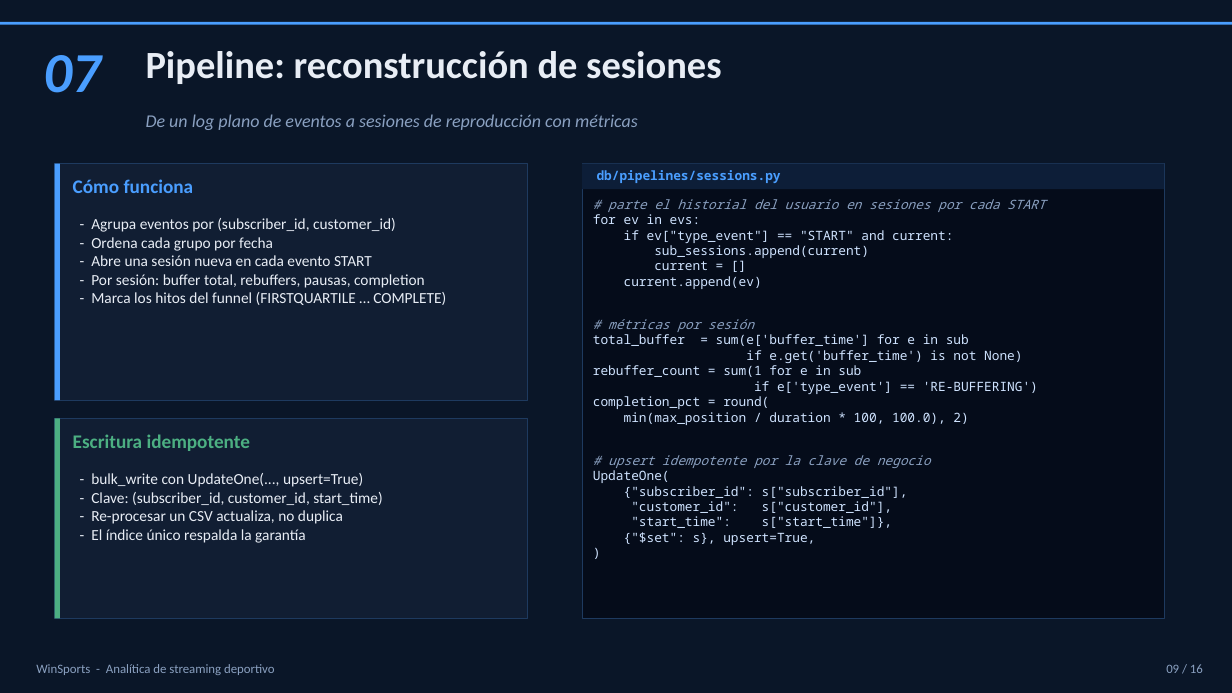
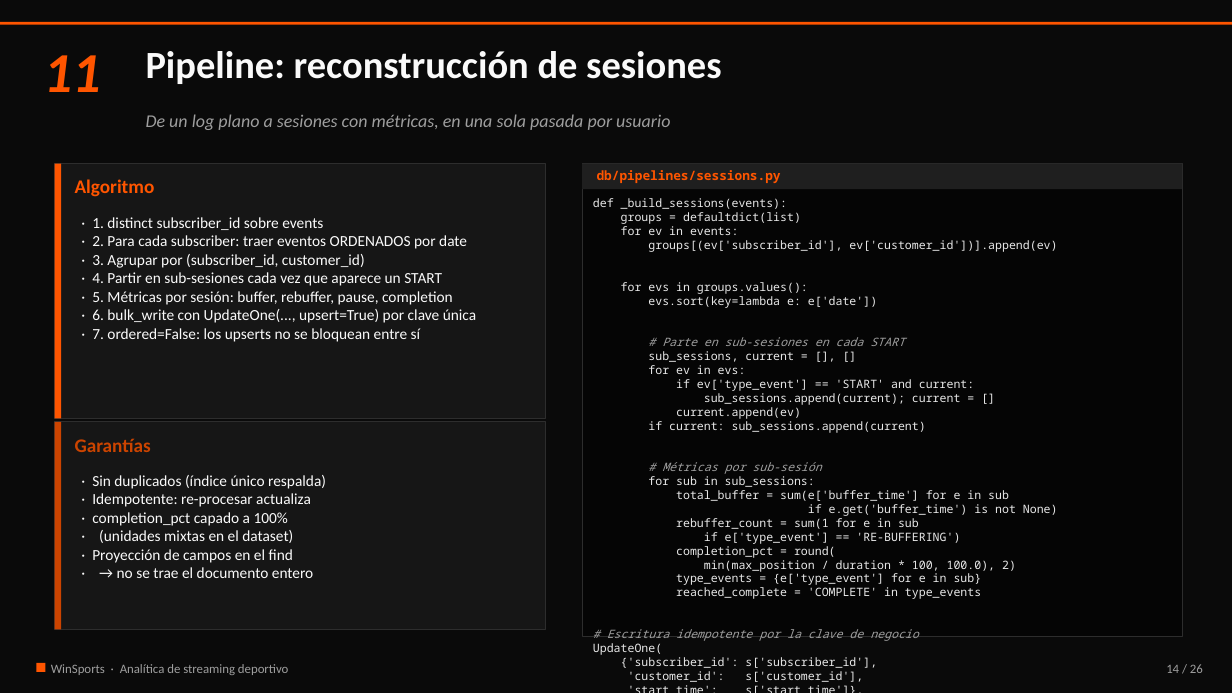
Before and after one commit to Juanjooooooooooo/WinSports, a slide deck: slide 14 of docs/WinSports_Presentacion.pptx (slide 9 before the commit). Drawn at 1232x693 pixels with LibreOffice and Linux fonts; fonts in the diff are those of the drawing. Boxes give left, top, right and bottom in pixels: in the first picture for what was removed or moved away, otherwise in the second. Text is boxed around its words. In the diff, an @@ line names an element or a change of style, - is before the commit and + after.

```diff
--- a/docs/WinSports_Presentacion.pptx
+++ b/docs/WinSports_Presentacion.pptx
@@ rectangle at box(0, 0, 1232, 693): fill #0A1628 to #0A0A0A @@
@@ rectangle at box(0, 22, 1232, 25): fill #4A9EFF to #FF5500 @@
@@ text at box(44, 55, 101, 92): text changed; text colour #4A9EFF to #FF5500 @@
-07
+11
@@ text "Pipeline: reconstrucción de sesiones" at box(146, 51, 721, 84): text colour #E8EDF5 to #FAFAFA @@
@@ text at box(146, 114, 670, 130): text changed; text colour #8AA0C0 to #9E9E9E @@
-De un log plano de eventos a sesiones de reproducción con métricas
+De un log plano a sesiones con métricas, en una sola pasada por usuario
@@ rectangle at box(55, 164, 61, 419): fill #4A9EFF to #FF5500 @@
@@ rectangle at box(55, 164, 545, 419): fill #111E33 to #161616; outline #1E3A5F 0.75 pt to #2D2D2D 0.75 pt @@
@@ rectangle: place and size @@
-rectangle at box(55, 164, 60, 400)
+rectangle at box(55, 164, 61, 419)
@@ rectangle: place and size @@
-rectangle at box(55, 164, 528, 400)
+rectangle at box(55, 164, 545, 419)
@@ text at box(75, 179, 155, 197): text changed; text colour #4A9EFF to #FF5500 @@
-Cómo funciona
+Algoritmo
@@ rectangle: place and size @@
-rectangle at box(582, 164, 1165, 189)
+rectangle at box(582, 164, 1183, 189)
@@ rectangle at box(582, 164, 1183, 189): fill #0D1E38 to #1F1F1F @@
@@ rectangle: place and size @@
-rectangle at box(582, 164, 1165, 618)
+rectangle at box(582, 164, 1183, 637)
@@ rectangle at box(582, 164, 1183, 637): fill #050C1A to #050505; outline #1E3A5F 0.75 pt to #2D2D2D 0.75 pt @@
@@ text "db/pipelines/sessions.py" at box(597, 170, 781, 183): text colour #4A9EFF to #FF5500 @@
@@ text at box(593, 198, 1057, 362): text changed; size 10 to 9 pt; text colour #8AA0C0 to #E8E8E8; italic off @@
-# parte el historial del usuario en sesiones por cada START
+def _build_sessions(events):
+groups = defaultdict(list)
+for ev in events:
+groups[(ev['subscriber_id'], ev['customer_id'])].append(ev)
+for evs in groups.values():
+evs.sort(key=lambda e: e['date'])
+# Parte en sub-sesiones en cada START
+sub_sessions, current = [], []
@@ text at box(92, 217, 476, 342): text changed; text colour #E8EDF5 to #FAFAFA @@
-- Agrupa eventos por (subscriber_id, customer_id)
-- Ordena cada grupo por fecha
-- Abre una sesión nueva en cada evento START
-- Por sesión: buffer total, rebuffers, pausas, completion
-- Marca los hitos del funnel (FIRSTQUARTILE … COMPLETE)
+· 1. distinct subscriber_id sobre events
+· 2. Para cada subscriber: traer eventos ORDENADOS por date
+· 3. Agrupar por (subscriber_id, customer_id)
+· 4. Partir en sub-sesiones cada vez que aparece un START
+· 5. Métricas por sesión: buffer, rebuffer, pause, completion
+· 6. bulk_write con UpdateOne(..., upsert=True) por clave única
+· 7. ordered=False: los upserts no se bloquean entre sí
@@ text at box(593, 365, 1058, 655): size 10 to 9 pt, text colour #CFE3FF to #E8E8E8 in "for ev in evs:", "current.append(ev)", "total_buffer = sum(e['buffer_time'] for e in sub", "if e.get('buffer_time') is not None)" and 5 more places @@
@@ text at box(676, 379, 975, 405): text changed; size 10 to 9 pt; text colour #CFE3FF to #E8E8E8 @@
-if ev["type_event"] == "START" and current:
-sub_sessions.append(current)
-current = []
+if ev['type_event'] == 'START' and current:
+sub_sessions.append(current); current = []
@@ rectangle: place and size @@
-rectangle at box(55, 419, 60, 619)
+rectangle at box(55, 422, 61, 629)
@@ rectangle at box(55, 422, 61, 629): fill #4CAF82 to #CC4400 @@
@@ rectangle: place and size @@
-rectangle at box(55, 419, 528, 619)
+rectangle at box(55, 422, 545, 629)
@@ rectangle at box(55, 422, 545, 629): fill #111E33 to #161616; outline #1E3A5F 0.75 pt to #2D2D2D 0.75 pt @@
@@ text removed at box(73, 434, 250, 451) @@
-Escritura idempotente
@@ text added at box(75, 438, 151, 452), 15 pt, text #CC4400, bold @@
+Garantías
@@ text at box(648, 421, 926, 487): text changed; size 10 to 9 pt; text colour #8AA0C0 to #E8E8E8; italic off @@
-# métricas por sesión
+if current: sub_sessions.append(current)
+# Métricas por sub-sesión
+for sub in sub_sessions:
@@ text removed at box(91, 473, 382, 543) @@
-- bulk_write con UpdateOne(..., upsert=True)
-- Clave: (subscriber_id, customer_id, start_time)
-- Re-procesar un CSV actualiza, no duplica
-- El índice único respalda la garantía
@@ text added at box(92, 475, 326, 578), 12 pt, text #FAFAFA @@
+· Sin duplicados (índice único respalda)
+· Idempotente: re-procesar actualiza
+· completion_pct capado a 100%
+· (unidades mixtas en el dataset)
+· Proyección de campos en el find
+· → no se trae el documento entero
@@ text at box(607, 573, 982, 641): text changed; size 10 to 9 pt; text colour #8AA0C0 to #E8E8E8; italic off @@
-# upsert idempotente por la clave de negocio
+type_events = {e['type_event'] for e in sub}
+reached_complete = 'COMPLETE' in type_events
+# Escritura idempotente por la clave de negocio
@@ text at box(621, 657, 877, 682): text changed; size 10 to 9 pt; text colour #CFE3FF to #E8E8E8 @@
-{"subscriber_id": s["subscriber_id"],
-"customer_id": s["customer_id"],
-"start_time": s["start_time"]},
-{"$set": s}, upsert=True,
-)
+{'subscriber_id': s['subscriber_id'],
+'customer_id': s['customer_id'],
+'start_time': s['start_time']},
+{'$set': s}, upsert=True)
@@ rectangle added at box(36, 663, 45, 672), fill #FF5500 @@
@@ text at box(51, 664, 289, 675): text changed; text colour #8AA0C0 to #9E9E9E @@
-WinSports - Analítica de streaming deportivo
+WinSports · Analítica de streaming deportivo
@@ text at box(1166, 664, 1203, 673): text changed; text colour #8AA0C0 to #9E9E9E @@
-09 / 16
+14 / 26
```
Also in this commit, not shown: 10 other slides changed, 15 slides added, 5 slides removed, 6 other files.
